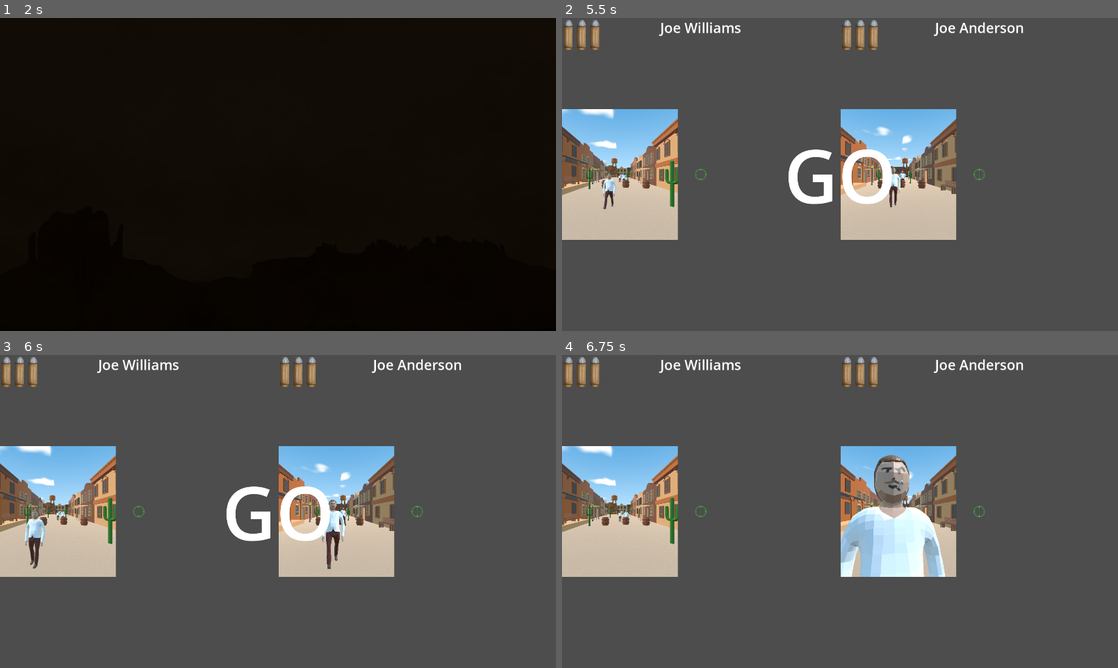
Above: before the commit, frames 1-4 (two rows, left to right).
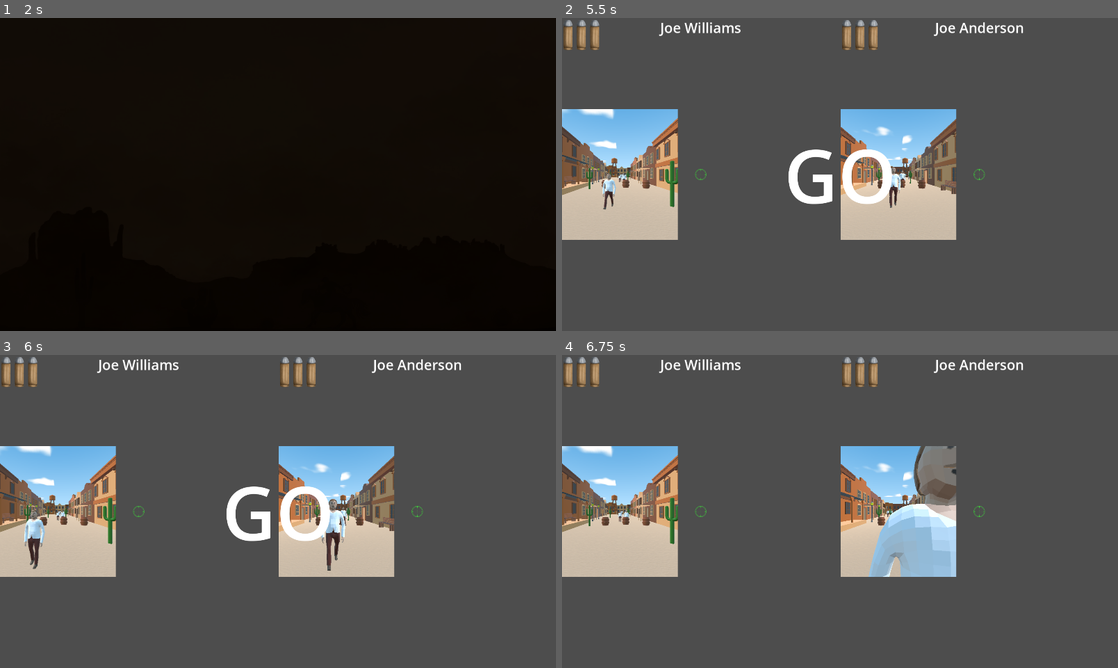
Above: after the commit, the same moments.

Repository: Gr0minet/game-jam-joe-or-joe
Game: Godot game, scene res://menu/main_menu.tscn
The game is run twice, just before and just after one commit, with the same random seed, the same clock (stepped at 60 frames per second) and the same inputs. Sound files missing from this copy of the repository are replaced by a short silence.
Inputs (mouse positions are in pixels of both pictures, inside the frame that each line leads up to):
- Up to frame 1 (2 s): click (200, 80) at 0.5 s; click (200, 80) at 1.25 s
- Up to frame 2 (5.5 s): tap Enter (ui_accept) at 2, 2.27, 2.75, 3.02, 3.5, 4.52, 5, 5.27 s; tap 1 at 2.1, 4.35 s; hold Down (ui_down) 2.78-3.53 s; tap 2 at 2.85, 5.1 s; tap N at 3.6 s; hold Down (ui_down) from 5.03 s (still down)
- Up to frame 3 (6 s): keep holding Down (ui_down); tap N at 5.85 s
- Up to frame 4 (6.75 s): keep holding Down (ui_down); tap Enter (ui_accept) at 6.02 s; tap 1 at 6.6 s

Frame 1 is identical in both runs. In frame 2, less than 0.1% of the frame differs, in the area x 7-62%, y 47-62%; in frame 3, 0.3%; in frame 4, 6.5%, in the area x 10-71%, y 29-71%.

Commit message:
Fix bug du look_at des pnj

Diff:
--- a/pnj/pnj.gd
+++ b/pnj/pnj.gd
@@ -53,7 +53,7 @@
 
 func add_next_position(next_position: Vector3) -> void:
 	if dont_move and position_list.is_empty():
-		look_at(next_position)
+		look_at(Vector3(next_position.x, 0, next_position.y))
 	position_list.append(next_position)
 
 
--- a/project.godot
+++ b/project.godot
@@ -24,6 +24,7 @@
 
 window/size/viewport_width=1920
 window/size/viewport_height=1080
+window/size/mode=3
 window/stretch/mode="viewport"
 
 [editor_plugins]
Not shown, changed: todo.txt
